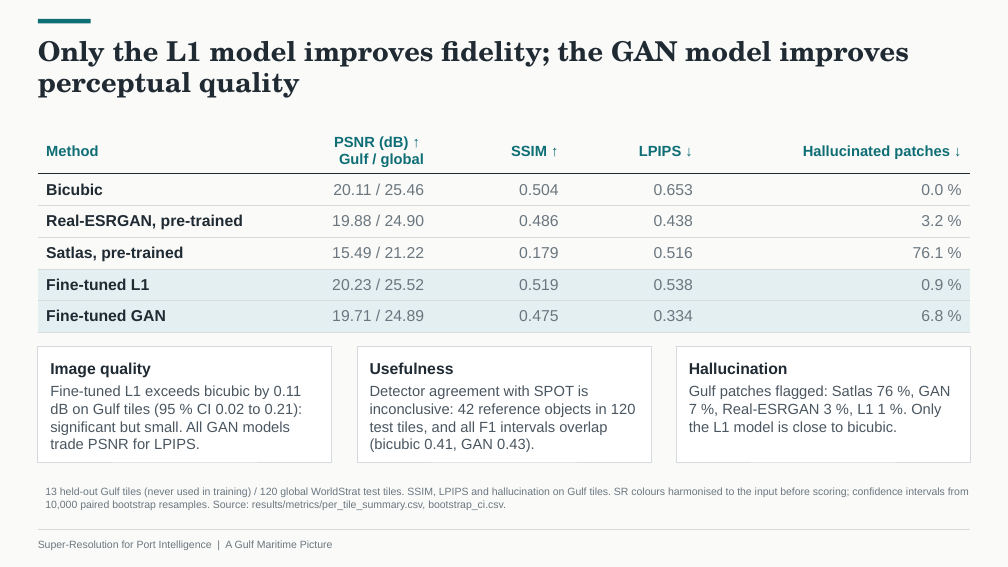
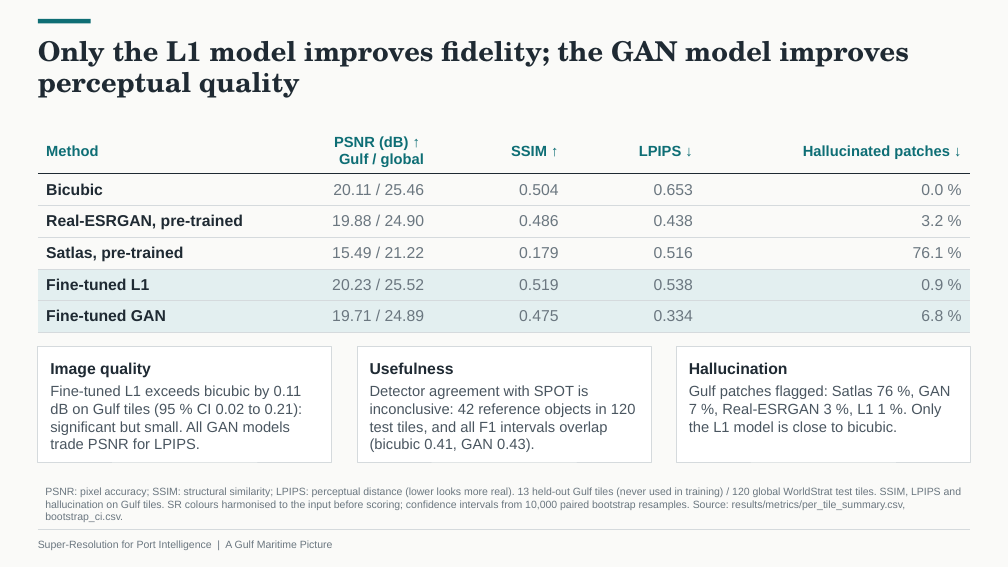
Before and after one commit to JordanManoj/gulf-port-superresolution, a slide deck: slide 5 of presentation/Super-Resolution_for_Port_Intelligence.pptx. Drawn at 1008x567 pixels with LibreOffice and Linux fonts; fonts in the diff are those of the drawing. Boxes give left, top, right and bottom in pixels: in the first picture for what was removed or moved away, otherwise in the second. Text is boxed around its words. In the diff, an @@ line names an element or a change of style, - is before the commit and + after.

Commit message:
Deck: metric definitions on the results slide, metrics backup slide, ablation start-to-end values

```diff
--- a/presentation/Super-Resolution_for_Port_Intelligence.pptx
+++ b/presentation/Super-Resolution_for_Port_Intelligence.pptx
@@ text at [45,487,961,522]: text changed @@
-13 held-out Gulf tiles (never used in training) / 120 global WorldStrat test tiles. SSIM, LPIPS and hallucination on Gulf tiles. SR colours harmonised to the input before scoring; confidence intervals from 10,000 paired bootstrap resamples. Source: results/metrics/per_tile_summary.csv, bootstrap_ci.csv.
+PSNR: pixel accuracy; SSIM: structural similarity; LPIPS: perceptual distance (lower looks more real). 13 held-out Gulf tiles (never used in training) / 120 global WorldStrat test tiles. SSIM, LPIPS and hallucination on Gulf tiles. SR colours harmonised to the input before scoring; confidence intervals from 10,000 paired bootstrap resamples. Source: results/metrics/per_tile_summary.csv, bootstrap_ci.csv.
```
Also in this commit, not shown: 2 other slides changed, 1 slide added, 1 other file.
